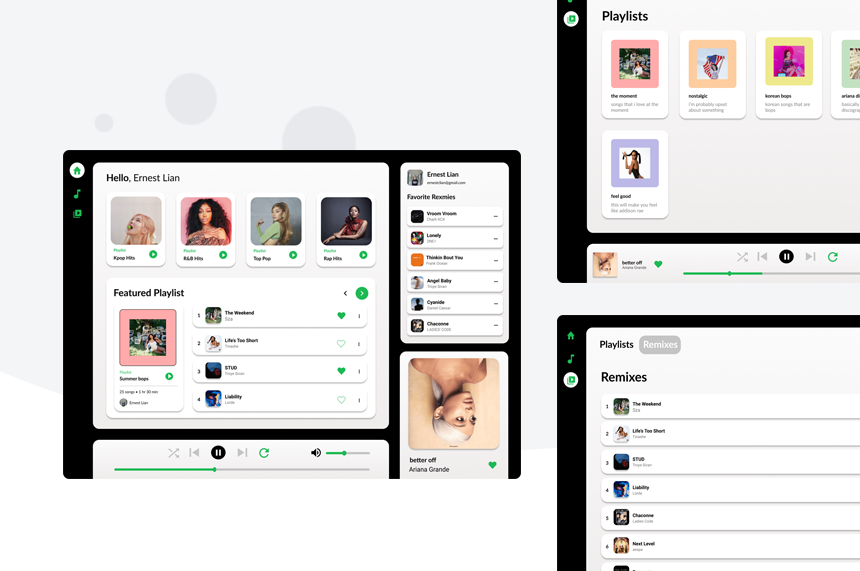
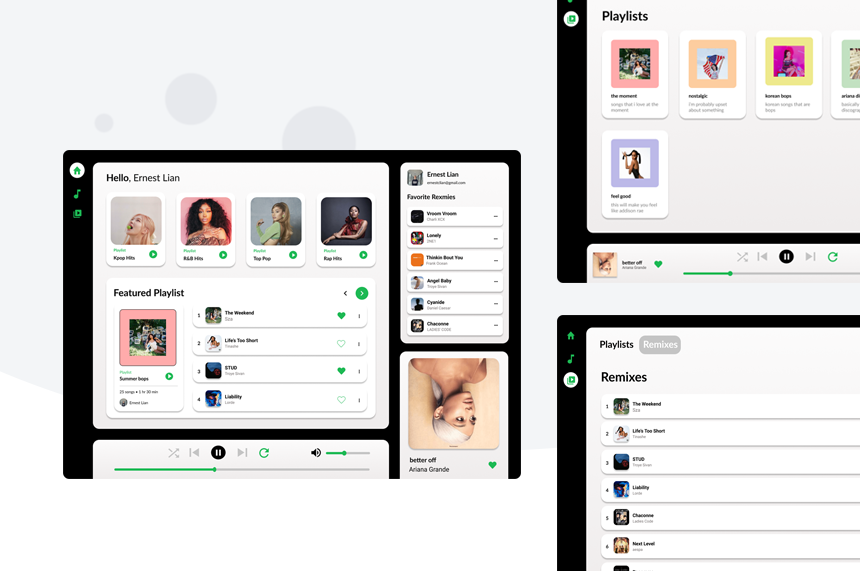
The second 860px x 571px image is a revision of the first. Changes to its layers:
renamed "Layer 3" to "Layer 6", painted on it over [557, 0, 860, 283]
